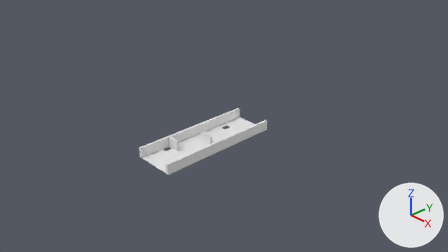
A saved change to the Blender file Assets/ramp2.blend.
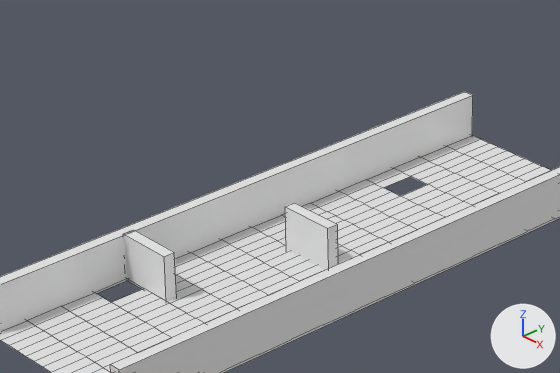
Each version is shown from the file's camera 'Camera', then close up on the part from 32% to 57% of the width and 35% to 66% of the height. Lighting does not change. The marker at lower right points along +X, +Y and +Z. The close-ups show mesh edges as thin lines.

The scene before the commit, as lines of its bpy script (objects in view):
```python
me_cube_003 = bpy.data.meshes.new('Cube.003')
me_cube_003.from_pydata(...)  # a box spanning x -1.0..1.0, y -1.0..1.0, z -1.0..1.0
me_cube_004 = bpy.data.meshes.new('Cube.004')
me_cube_004.from_pydata(...)  # a box spanning x -1.0..1.0, y -1.0..1.0, z -1.0..1.0
me_plane = bpy.data.meshes.new('Plane')
me_plane.from_pydata(...)  # 289 vertices, 250 faces; spans x -1.0..1.0, y -1.0..1.0, z 0.0
# before: 22 (-0.5, -0.5, 0.0) at pixel (152, 293), 54 (-0.5, -0.75, 0.0) at pixel (86, 321), 72 (-0.75, -0.75, 0.0) at pixel (69, 311), 110 (-0.5, -0.62, 0.0) at pixel (119, 307), 151 (-0.62, -0.5, 0.0) at pixel (144, 288)
# before: 189 (-0.75, -0.62, 0.0) at pixel (102, 297), 191 (-0.88, -0.75, 0.0) at pixel (61, 306), 192 (-0.62, -0.75, 0.0) at pixel (77, 316), 251 (-0.88, -0.62, 0.0) at pixel (94, 292), 280 (-0.62, -0.62, 0.0) at pixel (111, 302)
# before: 57 (-0.5, 0.75, 0.0) at pixel (446, 169), 59 (-0.75, 0.5, 0.0) at pixel (374, 183), 70 (-0.75, 0.75, 0.0) at pixel (429, 161), 153 (-0.5, 0.62, 0.0) at pixel (419, 180), 155 (-0.62, 0.5, 0.0) at pixel (383, 187)
# before: 182 (-0.75, 0.62, 0.0) at pixel (402, 172), 184 (-0.62, 0.75, 0.0) at pixel (437, 165), 219 (-0.38, 0.75, 0.0) at pixel (454, 173), 229 (-0.38, 0.62, 0.0) at pixel (428, 184), 255 (-0.62, 0.62, 0.0) at pixel (410, 176)
ob_cube_002 = bpy.data.objects.new('Cube.002', me_cube_003)
ob_cube_002.location = (-0.3, -0.72, 0.11)
ob_cube_002.scale = (0.15, 0.03, 0.12)
ob_cube_003 = bpy.data.objects.new('Cube.003', me_cube_004)
ob_cube_003.location = (0.0, 0.0, 0.11)
ob_cube_003.scale = (0.15, 0.03, 0.12)
ob_plane = bpy.data.objects.new('Plane', me_plane)
ob_plane.location = (0.0, 0.0, 0.0)
ob_plane.scale = (0.5, 1.5, 1.0)
# also in view: 'Cube.001' at (-0.47, 0.0, 0.11); 'Cube' at (0.47, 0.0, 0.11)
```
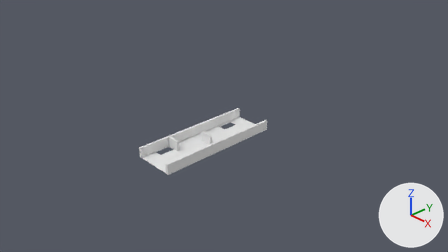
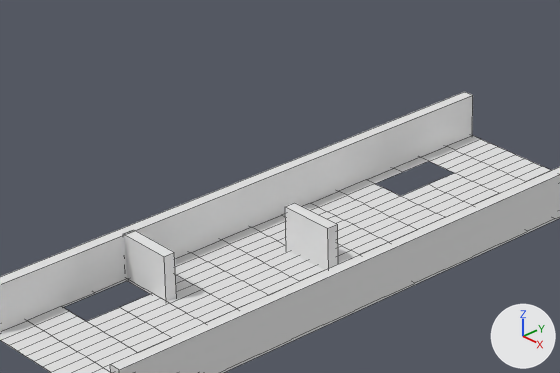
Boxes (x1, y1, x2, y2) around the edits, measured in the close-ups (560 x 373 px):
```json
{"part": 1, "of": "me_plane", "change": "deleted", "before": [61, 289, 152, 321]}
{"part": 2, "of": "me_plane", "change": "deleted", "before": [376, 161, 454, 188]}
```

Scene script edits in JSON lines:
```json
{"block": "me_plane", "where": "me_plane.from_pydata(...)  # 289 vertices, 250 faces; spans x -1.0..1.0, y -1.0..1.0, z 0.0"}
{"block": "me_plane", "where": "# used by ob_plane; location = (0.0, 0.0, 0.0); scale = (0.5, 1.5, 1.0)"}
{"block": "me_plane", "where": "# verts and faces of me_plane; kept vertices keep their numbers, new ones are numbered from 289"}
{"block": "me_plane", "change": "me_plane part 1"}
{"op": "add", "block": "me_plane", "code": "delete_vertices([189, 280])  # with the faces that use them"}
{"block": "me_plane", "change": "me_plane part 2"}
{"op": "add", "block": "me_plane", "code": "delete_vertices([153, 255])  # with the faces that use them"}
```
